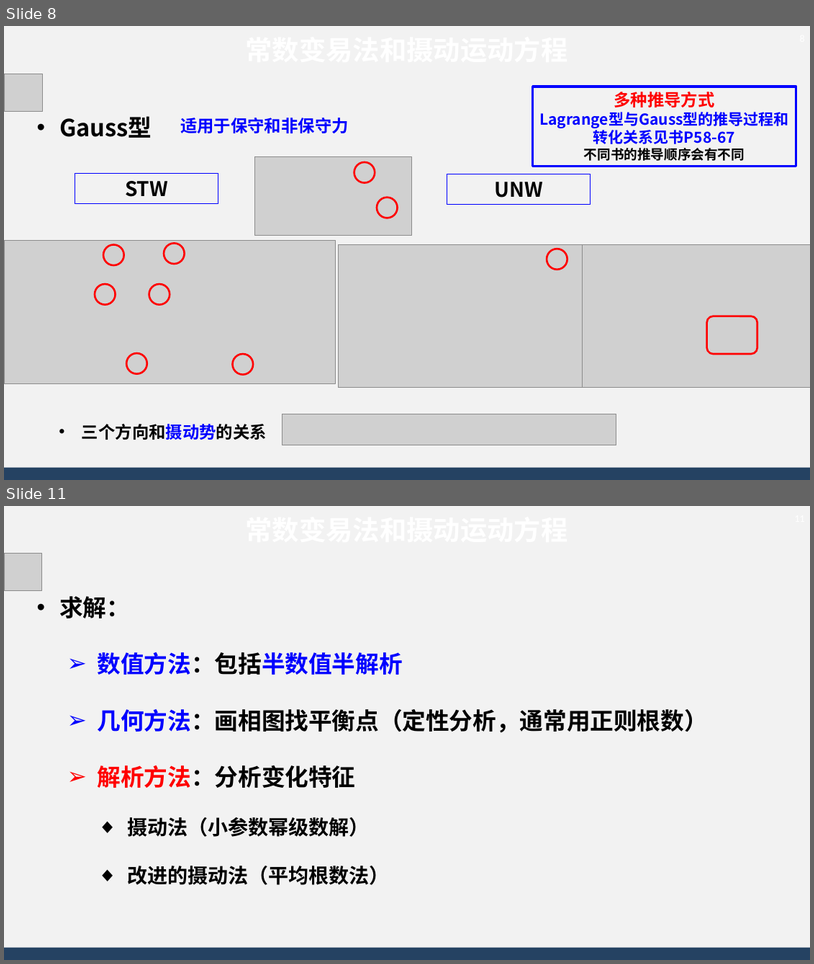
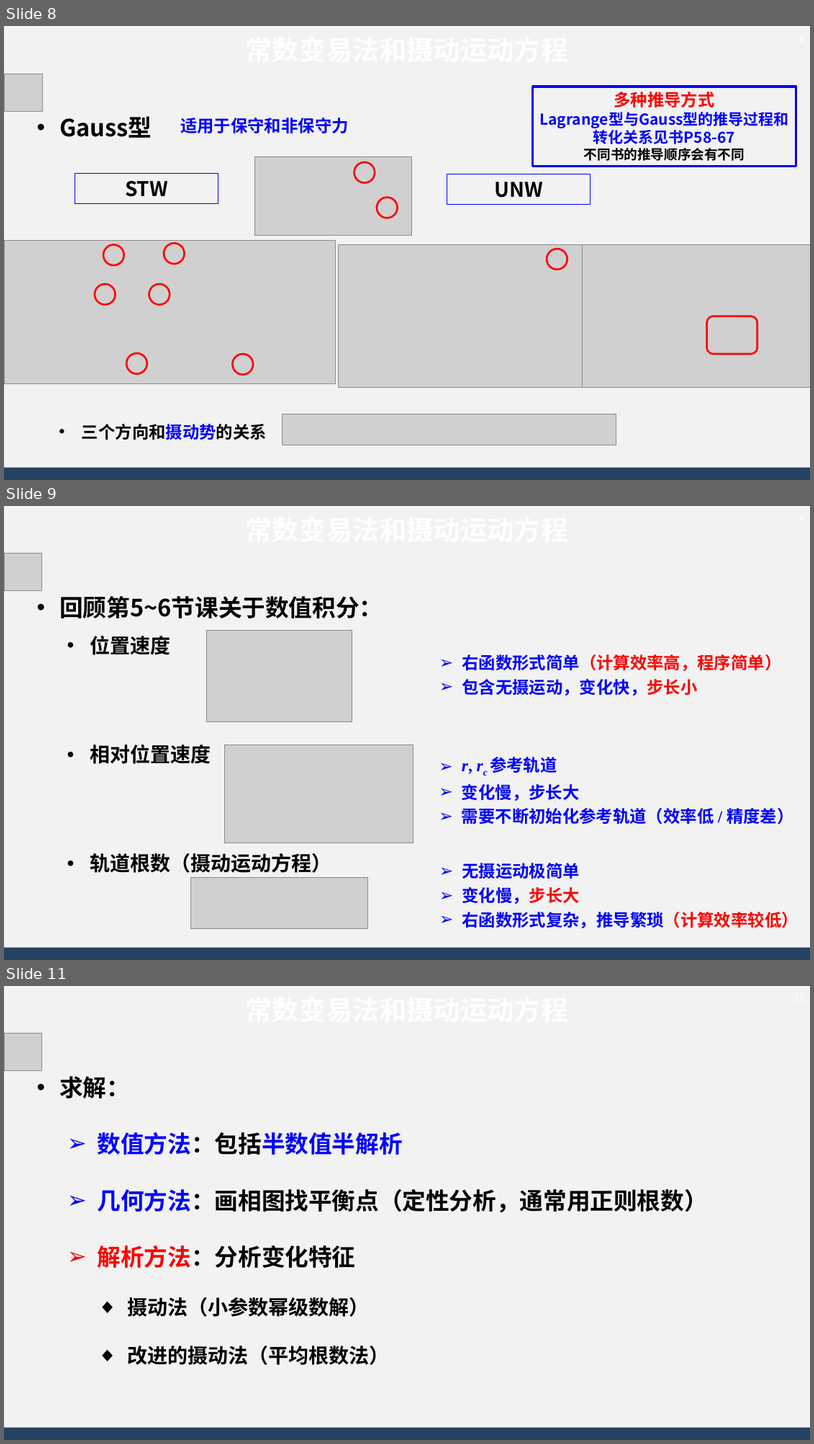
Before and after one commit to AsBackup/DAOSSA, a slide deck: 08 受摄二体问题.pptx. Shown one above the other, each under a label of ours: slides 8 and 11 before the commit, slides 8, 9 and 11 after it; the slides between them are not shown. The pictures are 814x964 and 814x1444 pixels, drawn with LibreOffice and Linux fonts; fonts in the diff are those of the drawing; grey boxes stand for pictures; background and template pictures are left out. Boxes give left, top, right and bottom in pixels: in the first picture for what was removed or moved away, otherwise in the second. Text is boxed around its words. In the diff, an @@ line names an element or a change of style, - is before the commit and + after.

```diff
--- a/08 受摄二体问题.pptx
+++ b/08 受摄二体问题.pptx
@@ slide 9 added at [4,506,810,960], background #F2F2F2; not listed: 1 template element that a slide beside it also shows @@
@@ text added at [4,506,810,554], 32 pt, text #FFFFFF, bold @@
+常数变易法和摄动运动方程
@@ page number added at [782,506,810,530], 12 pt, text #FFFFFF @@
+9
@@ picture added at [4,554,41,591] @@
@@ text added at [59,596,383,872], 24 pt, text #000000, bold @@
+• 回顾第5~6节课关于数值积分：
+  • 位置速度
+  • 相对位置速度
+  • 轨道根数（摄动运动方程）
@@ picture added at [206,630,352,722] @@
@@ text added at [462,654,782,695], 20 pt, text #0000FF, bold @@
+➢ 右函数形式简单（计算效率高，程序简单）
+➢ 包含无摄运动，变化快，步长小
@@ picture added at [224,744,413,842] @@
@@ text added at [462,757,794,824], 20 pt, text #0000FF, bold @@
+➢ r, rc 参考轨道
+➢ 变化慢，步长大
+➢ 需要不断初始化参考轨道（效率低 / 精度差）
@@ text added at [462,862,798,928], 20 pt, text #0000FF, bold @@
+➢ 无摄运动极简单
+➢ 变化慢，步长大
+➢ 右函数形式复杂，推导繁琐（计算效率较低）
@@ picture added at [191,877,368,928] @@
```
Also in this commit, not shown: 2 slides changed, 1 other slide added, 1 slide removed, 14 other files.
